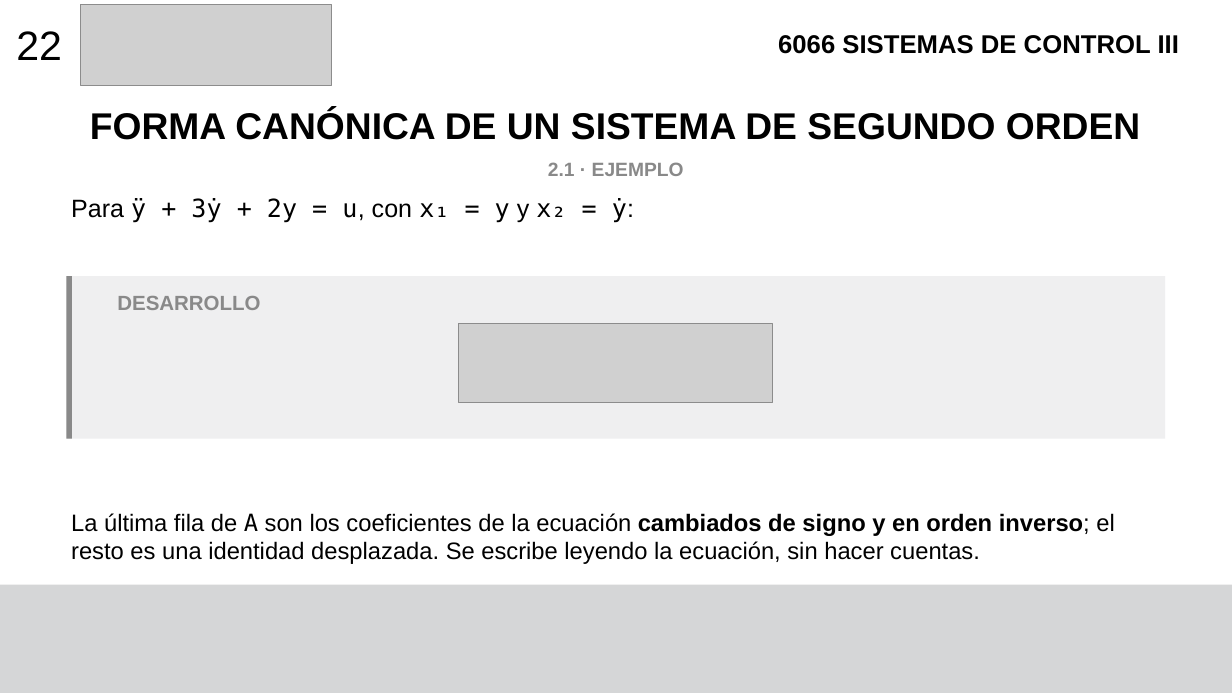
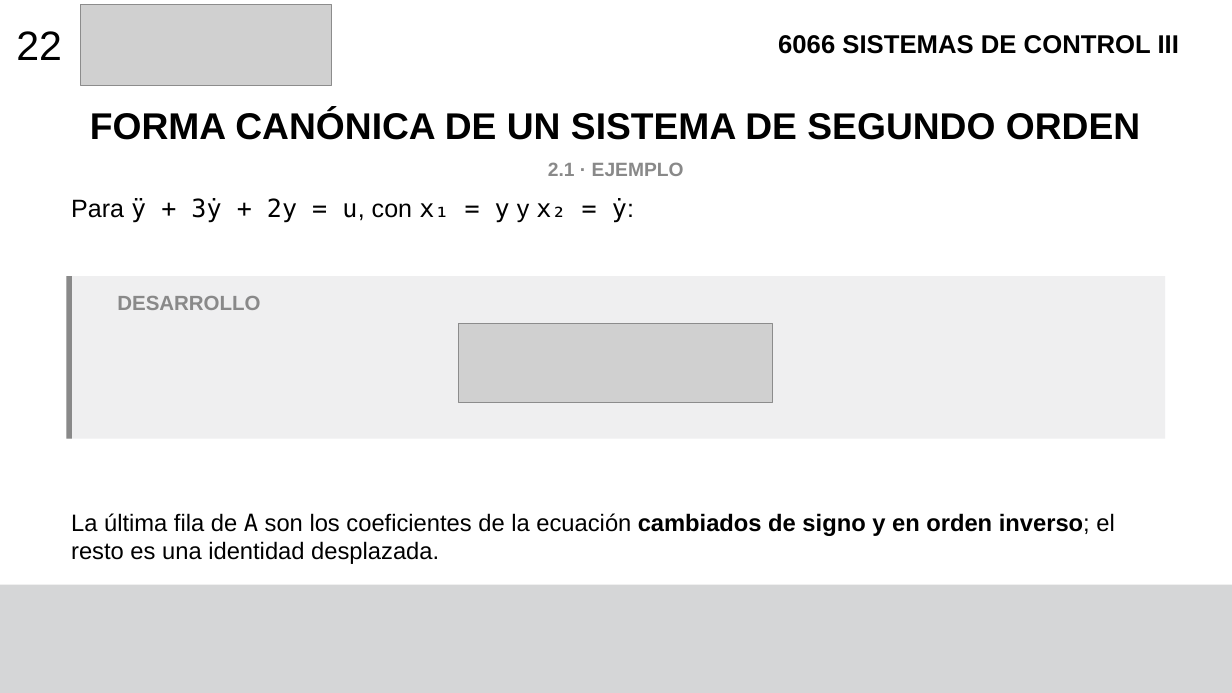
Before and after one commit to F4bian1012/Sistemas-de-Control-III, a slide deck: slide 24 of Semana_2_Clasificacion_de_sistemas/Introduccion al espacio de estados.pptx (slide 22 before the commit). Drawn at 1232x693 pixels with LibreOffice and Linux fonts; fonts in the diff are those of the drawing; grey boxes stand for pictures. Boxes give left, top, right and bottom in pixels: in the first picture for what was removed or moved away, otherwise in the second. Text is boxed around its words. In the diff, an @@ line names an element or a change of style, - is before the commit and + after.

```diff
--- a/Semana_2_Clasificacion_de_sistemas/Introduccion al espacio de estados.pptx
+++ b/Semana_2_Clasificacion_de_sistemas/Introduccion al espacio de estados.pptx
@@ text at (x1=71, y1=513, x2=1114, y2=564): text changed @@
-La última fila de A son los coeficientes de la ecuación cambiados de signo y en orden inverso; el resto es una identidad desplazada. Se escribe leyendo la ecuación, sin hacer cuentas.
+La última fila de A son los coeficientes de la ecuación cambiados de signo y en orden inverso; el resto es una identidad desplazada.
```
Also in this commit, not shown: 12 other slides changed, 3 slides added.
